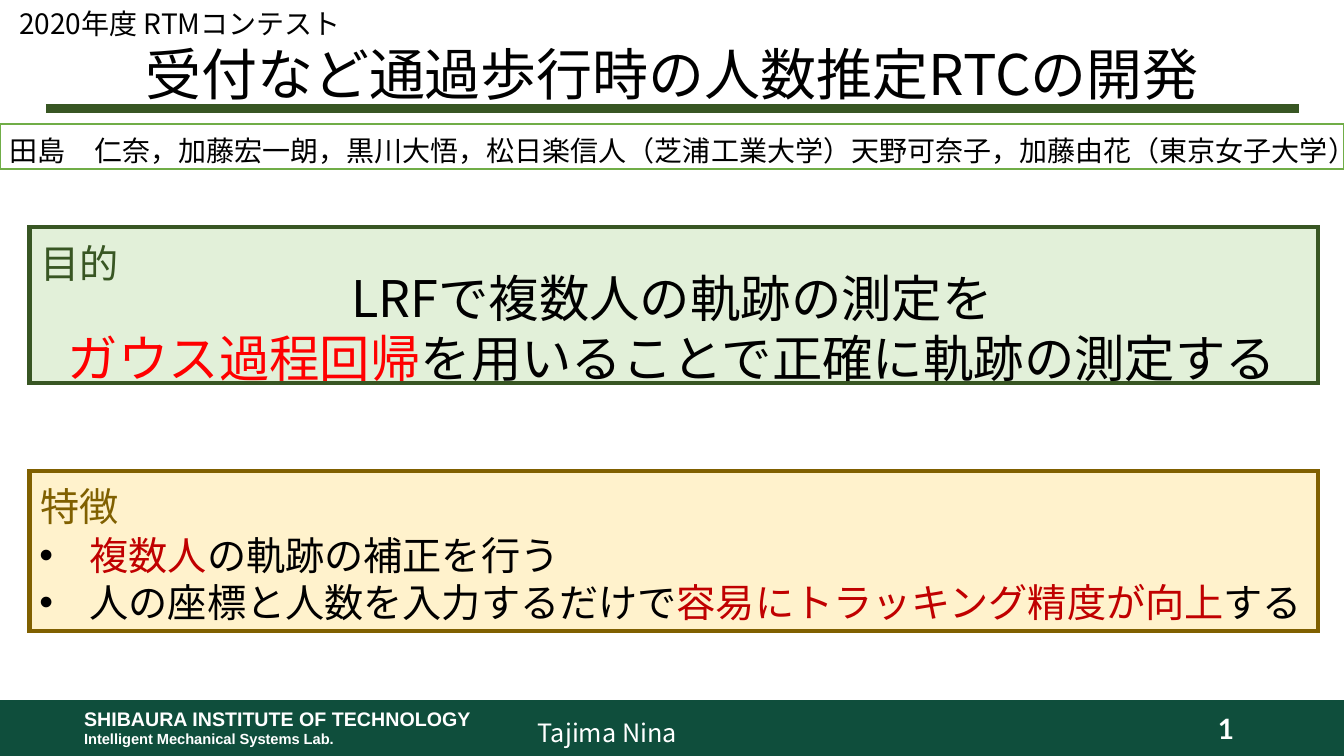
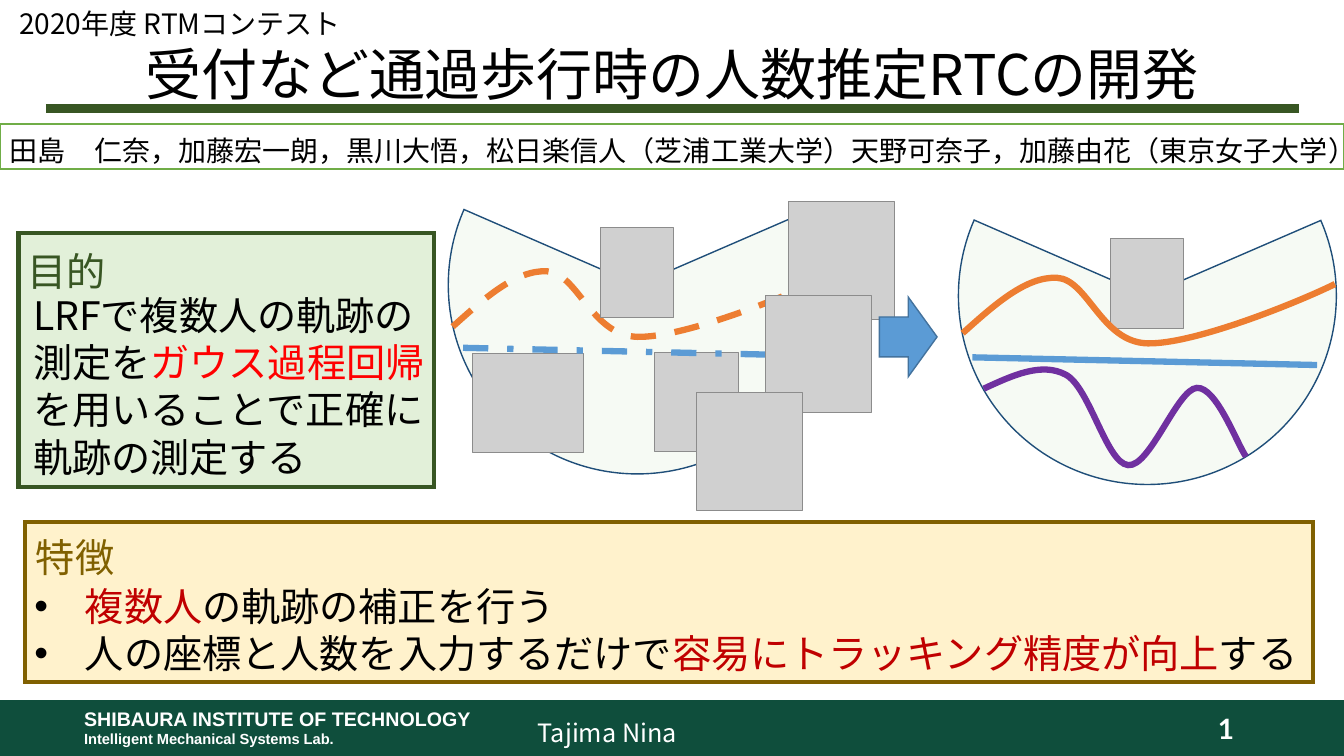
Before and after one commit to TajimaNina/Reception_trajectory_estimation_system, a slide deck: slide 1 of Overview/RTM2020_受付など通過歩行時の人数推定RTCの開発.pptx. Drawn at 1344x756 pixels with LibreOffice and Linux fonts; fonts in the diff are those of the drawing; grey boxes stand for pictures; background and template pictures are left out. Boxes give left, top, right and bottom in pixels: in the first picture for what was removed or moved away, otherwise in the second. Text is boxed around its words. In the diff, an @@ line names an element or a change of style, - is before the commit and + after.

```diff
--- a/Overview/RTM2020_受付など通過歩行時の人数推定RTCの開発.pptx
+++ b/Overview/RTM2020_受付など通過歩行時の人数推定RTCの開発.pptx
@@ rectangle: place and size @@
-rectangle at [29, 227, 1319, 383]
+rectangle at [18, 233, 434, 487]
@@ text "目的": place and size @@
-text "目的" at [41, 245, 119, 281]
+text "目的" at [28, 253, 106, 289]
@@ text at [68, 274, 1276, 385]: text changed; size 36 to 28 pt @@
-LRFで複数人の軌跡の測定を
-ガウス過程回帰を用いることで正確に軌跡の測定する
+LRFで複数人の軌跡の測定をガウス過程回帰を用いることで正確に軌跡の測定する
@@ group added at [449, 96, 1337, 511]: 7 pictures, 3 freeform shapes, 2 pie slice (boxed as its full ellipse)s, 2 lines, 1 right arrow @@
@@ 2 texts, 1 rectangle: place and size @@
-2 texts, 1 rectangle at [29, 472, 1319, 632]
+2 texts, 1 rectangle at [24, 522, 1314, 683]
```
Also in this commit, not shown: 1 other slide changed.
